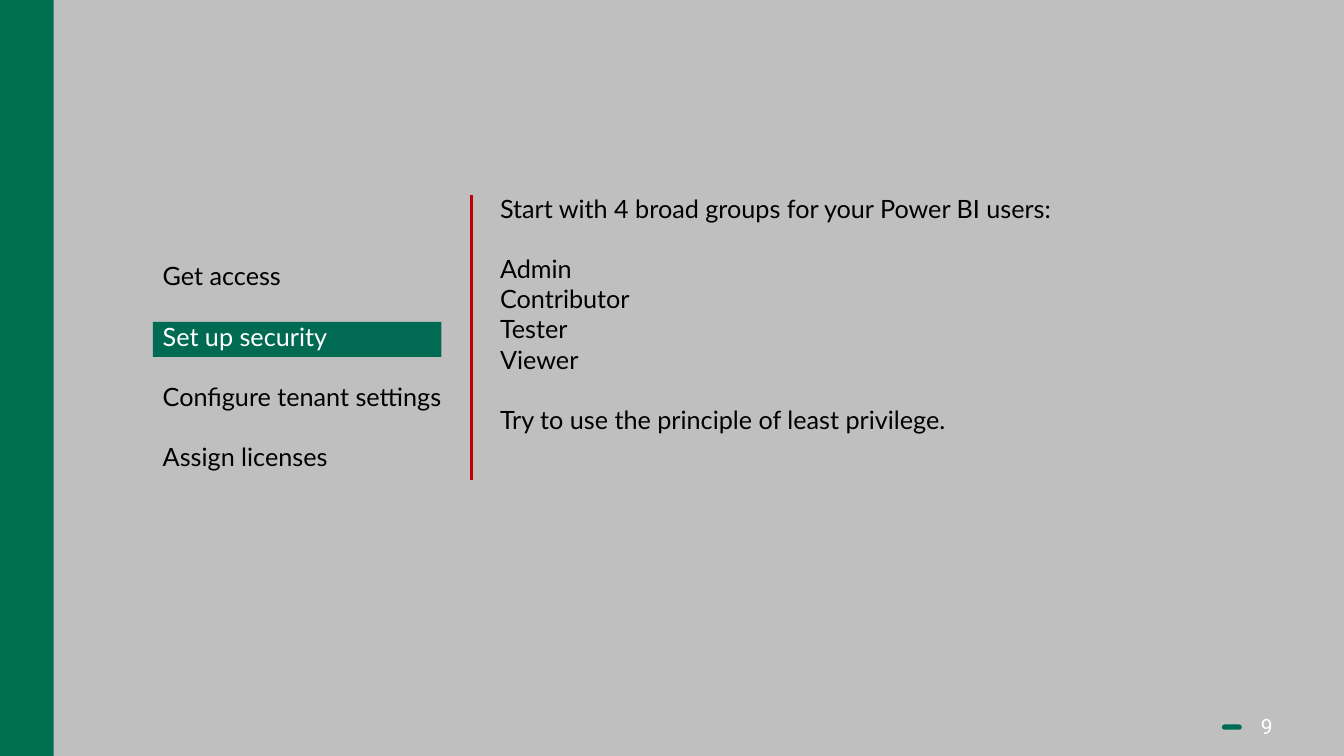
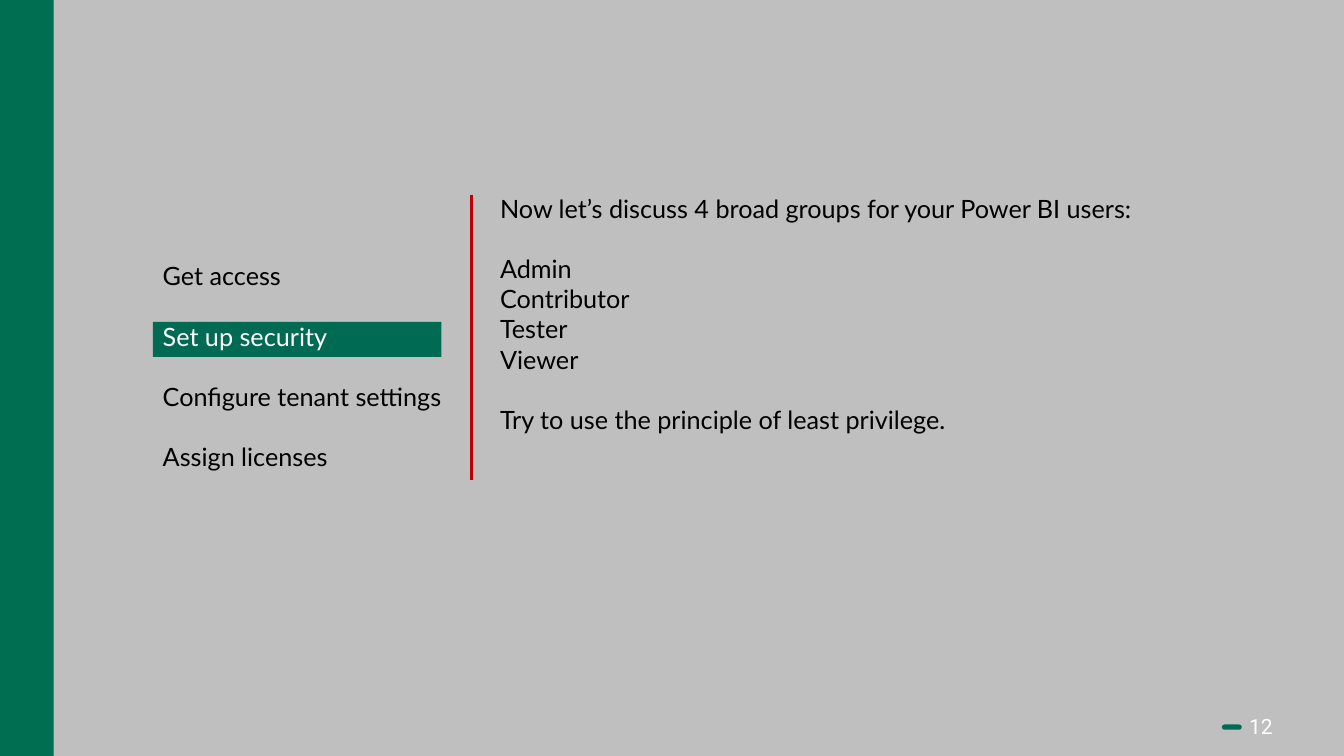
Before and after one commit to Bedrock-Data/Presentations, a slide deck: slide 12 of Power BI Admin - no animations.pptx (slide 9 before the commit). Drawn at 1344x756 pixels with LibreOffice and Linux fonts; fonts in the diff are those of the drawing. Boxes give left, top, right and bottom in pixels: in the first picture for what was removed or moved away, otherwise in the second. Text is boxed around its words. In the diff, an @@ line names an element or a change of style, - is before the commit and + after.

```diff
--- a/Power BI Admin - no animations.pptx
+++ b/Power BI Admin - no animations.pptx
@@ text at (500, 199, 1132, 222): text changed @@
-Start with 4 broad groups for your Power BI users:
+Now let’s discuss 4 broad groups for your Power BI users:
@@ page number at (1249, 719, 1273, 734): text changed @@
-9
+12
```
Also in this commit, not shown: 15 other slides changed, 1 slide added, 6 slides removed.
